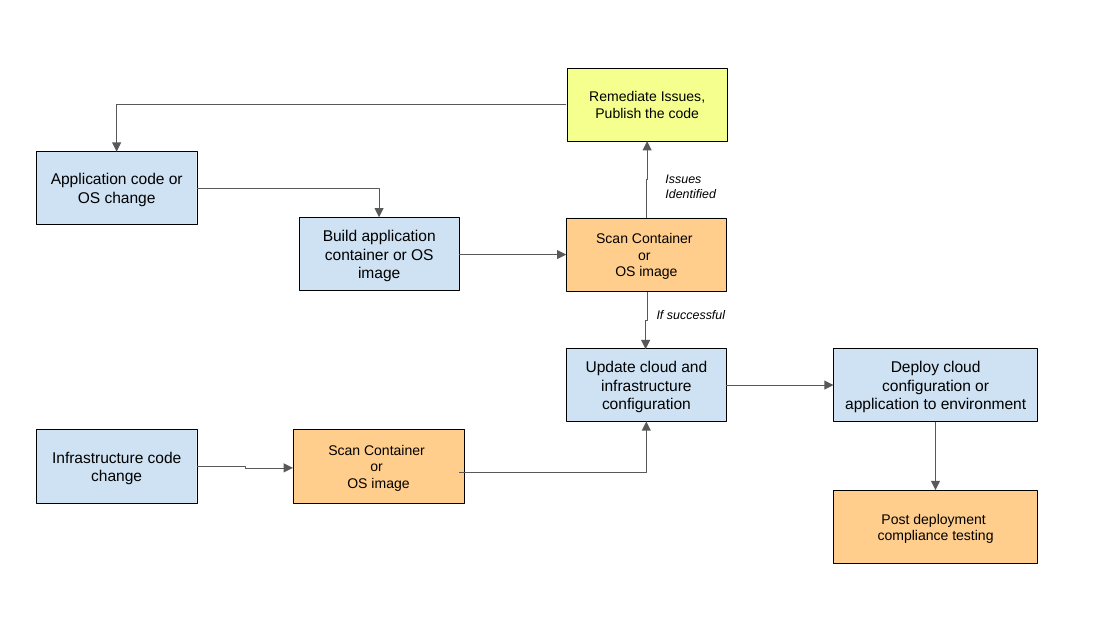
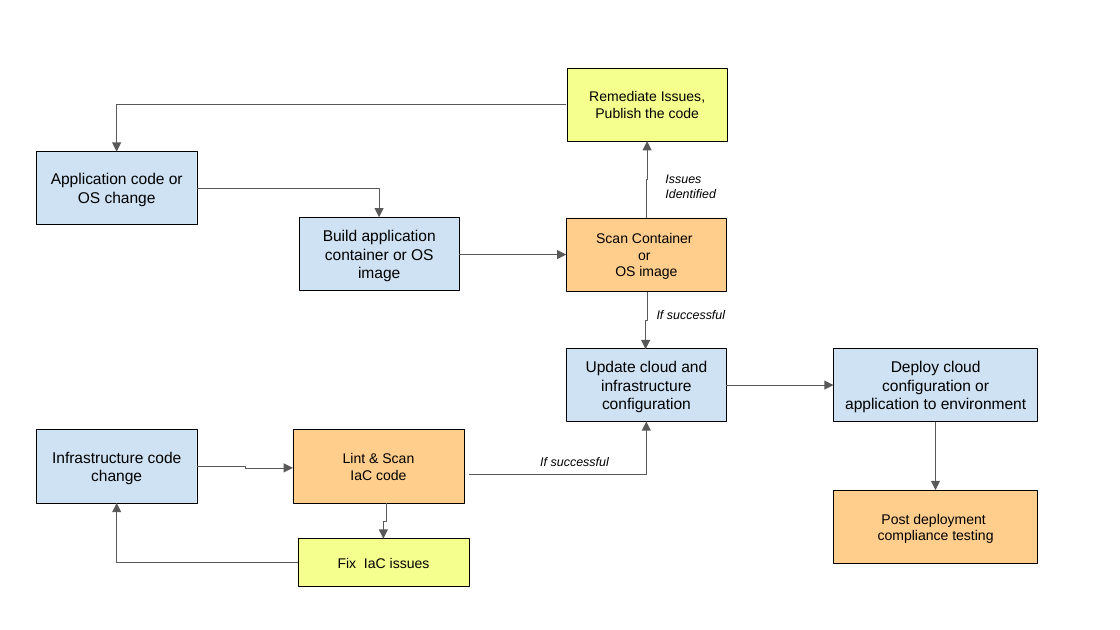
Before and after one commit to nithinmohantk/udacity-aws-cloud-architect-nanodegree-workspace, a slide deck: slide 1 of projects/03-design-for-security/Exercise_5/DevSecOpsPipeline.pptx. Drawn at 1120x630 pixels with LibreOffice and Linux fonts; fonts in the diff are those of the drawing. Boxes give left, top, right and bottom in pixels: in the first picture for what was removed or moved away, otherwise in the second. Text is boxed around its words. In the diff, an @@ line names an element or a change of style, - is before the commit and + after.

```diff
--- a/projects/03-design-for-security/Exercise_5/DevSecOpsPipeline.pptx
+++ b/projects/03-design-for-security/Exercise_5/DevSecOpsPipeline.pptx
@@ elbow arrow moved from (459, 473) - (646, 421) to (469, 475) - (646, 421) @@
@@ text in rectangle at bbox=[343, 453, 414, 480]: text changed @@
-Scan Container
-or
-OS image
+Lint & Scan
+IaC code
@@ text added at bbox=[540, 457, 609, 466], 8 pt, text #000000, italic @@
+If successful
@@ elbow arrow added from (298, 562) to (116, 503), #595959 0.25 pt @@
@@ elbow arrow added from (386, 503) to (383, 539), #595959 0.25 pt @@
@@ rectangle added at bbox=[298, 539, 469, 587], fill #F5FF8D, outline #000000 0.25 pt, 9 pt, text #000000 @@
+Fix IaC issues
```
Also in this commit, not shown: 1 other file.
